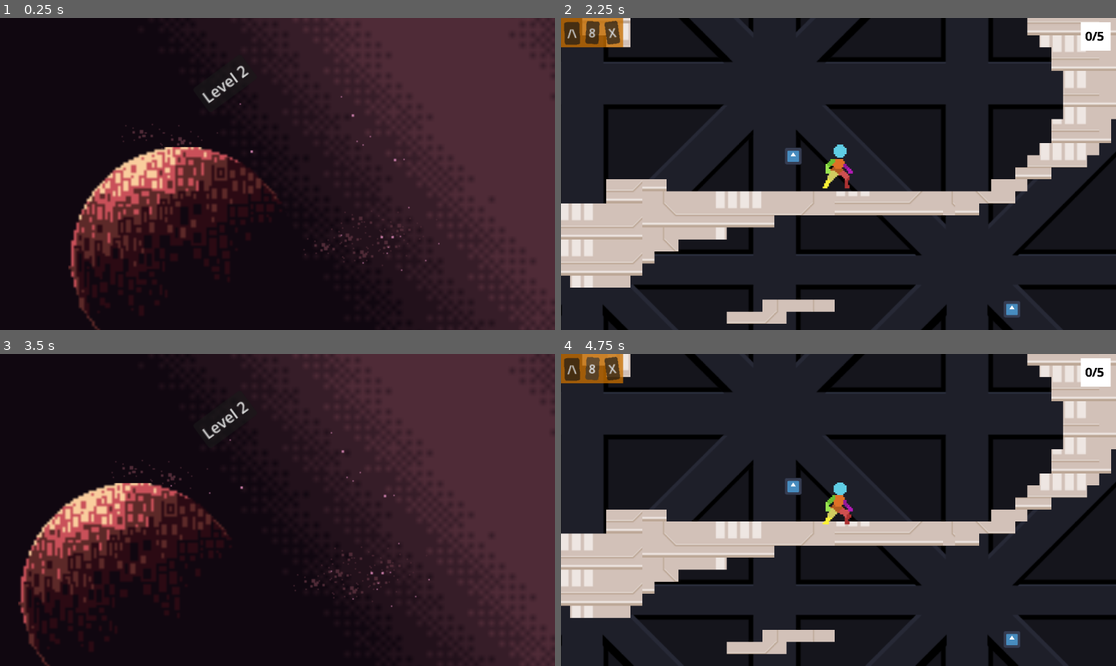
Above: before the commit, frames 1-4 (two rows, left to right).
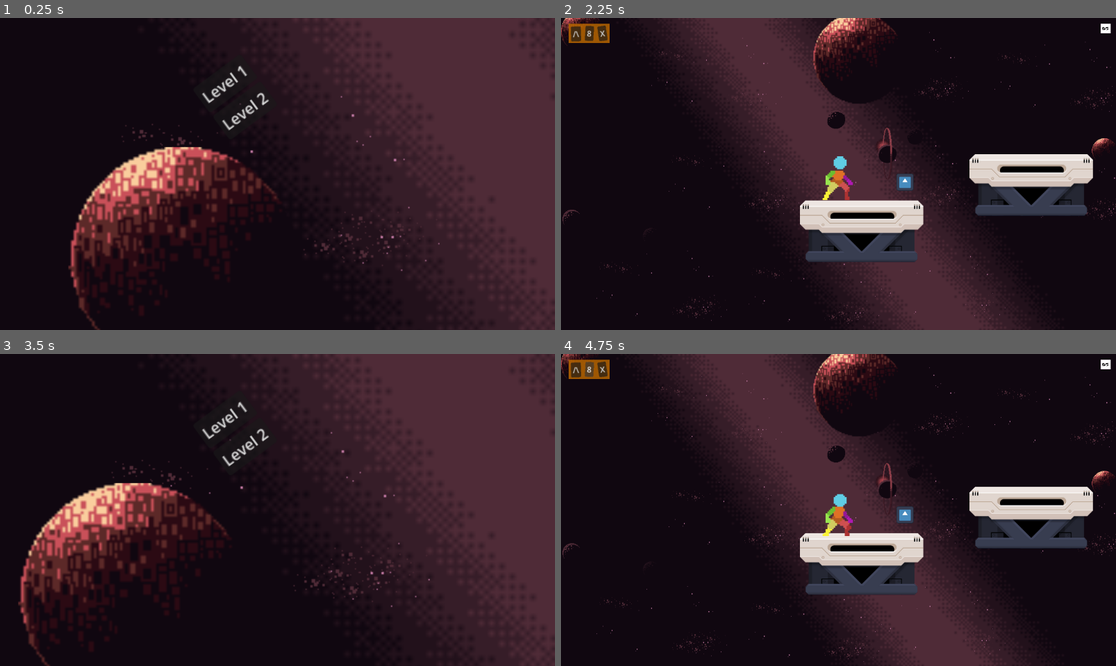
Above: after the commit, the same moments.

Repository: StevenPartridge/starduds
Game: Godot game, scene res://main.tscn
Two runs of this game, one before a commit and one after it. Both use one fixed random seed, a clock stepped at 60 frames per second and the inputs below. The engine's default icon, where the game draws it, is replaced by a stand-in: a white triangle on a blue panel in a dark square.
Inputs (mouse positions are in pixels of both pictures, inside the frame that each line leads up to):
- Up to frame 1 (0.25 s): no input
- Up to frame 2 (2.25 s): click "Level 2" at 0.5 s; click "/\" at 1.25 s; click (788, 83) at 2 s, where only the run after the commit has a clickable "Level 1"
- Up to frame 3 (3.5 s): click "/\" at 2.75 s
- Up to frame 4 (4.75 s): click (788, 419) at 3.5 s, where only the run after the commit has a clickable "Level 1"; click "8" at 4.25 s

The runs differ from the first frame. In frame 1, 0.2% of the frame differs, in the area x 39-49%, y 15-37%; in frame 2, 65%; in frame 3, 0.2%; in frame 4, 65%, in the area x 0-100%, y 0-100%.

Commit message:
Adds level 1 to the main screen

Diff:
--- a/src/main.gd
+++ b/src/main.gd
@@ -7,5 +7,8 @@
 
 
 
+func _on_button_pressed_level_1():
+	SceneManager.SwitchScene("level1")
+
 func _on_button_pressed():
 	SceneManager.SwitchScene("level2")
--- a/src/main.tscn
+++ b/src/main.tscn
@@ -22,7 +22,11 @@
 rotation = -0.637045
 scale = Vector2(2, 2)
 
-[node name="Button" type="Button" parent="VFlowContainer"]
+[node name="Level1Button" type="Button" parent="VFlowContainer"]
+layout_mode = 2
+text = "Level 1"
+
+[node name="Level2Button" type="Button" parent="VFlowContainer"]
 layout_mode = 2
 text = "Level 2"
 
@@ -30,4 +34,5 @@
 scale = Vector2(2.5, 2.5)
 transform = Transform2D(2.5, 0, 0, 2.5, 0, 0)
 
-[connection signal="pressed" from="VFlowContainer/Button" to="." method="_on_button_pressed"]
+[connection signal="pressed" from="VFlowContainer/Level1Button" to="." method="_on_button_pressed_level_1"]
+[connection signal="pressed" from="VFlowContainer/Level2Button" to="." method="_on_button_pressed"]
--- a/src/scenes/extras/SceneManager.tscn
+++ b/src/scenes/extras/SceneManager.tscn
@@ -6,5 +6,6 @@
 script = ExtResource("1_rkl2w")
 Scenes = {
 "Main": &"res://main.tscn",
+"level1": &"res://scenes/platformer/level1.tscn",
 "level2": &"res://scenes/platformer/level2.tscn"
 }
--- a/src/scenes/platformer/level1.gd
+++ b/src/scenes/platformer/level1.gd
@@ -1,11 +1,23 @@
-extends TileMap
+extends Node2D
 
+@export var level_requirement: int = 5
+
+@onready var manny = $Manny5
 
 # Called when the node enters the scene tree for the first time.
 func _ready():
-	pass # Replace with function body.
+	manny.inventory.reset_item_counts()
 
 
 # Called every frame. 'delta' is the elapsed time since the previous frame.
-func _process(delta):
-	pass
+func _process(_delta):
+	check_portal()
+
+func check_portal():
+	var inventory: Inventory = manny.get_inventory()
+	var all_children = get_children()
+	for item in inventory.items:
+		if item.name == "Coin":
+			for portal in all_children:
+				if portal.is_in_group("portal") and item.count >= level_requirement:
+					portal.visible = true
--- a/src/scenes/platformer/level1.tscn
+++ b/src/scenes/platformer/level1.tscn
@@ -1,6 +1,7 @@
-[gd_scene load_steps=7 format=3 uid="uid://b6uq2f25mvhhe"]
+[gd_scene load_steps=8 format=3 uid="uid://b6uq2f25mvhhe"]
 
 [ext_resource type="TileSet" uid="uid://2of4433rbek" path="res://space-station-tileset-2-electric-boogaloo.tres" id="1_gsuyr"]
+[ext_resource type="Script" path="res://scenes/platformer/level1.gd" id="1_h6bgv"]
 [ext_resource type="PackedScene" uid="uid://dluh1idvsspyg" path="res://scenes/platformer/inventory/items/Coin.tscn" id="2_8vogx"]
 [ext_resource type="PackedScene" uid="uid://bakmgd4lkduxf" path="res://scenes/extras/ParalaxSpaceBackground.tscn" id="3_pd8w6"]
 [ext_resource type="PackedScene" uid="uid://c2ubwtotplyjx" path="res://Manny5/Manny5.tscn" id="3_vfl6x"]
@@ -8,6 +9,7 @@
 [ext_resource type="PackedScene" uid="uid://b8871b365l135" path="res://scenes/extras/Nav.tscn" id="5_jw8ua"]
 
 [node name="Node2D" type="Node2D"]
+script = ExtResource("1_h6bgv")
 
 [node name="level1" type="TileMap" parent="." groups=["World"]]
 position = Vector2(-24, -16)
